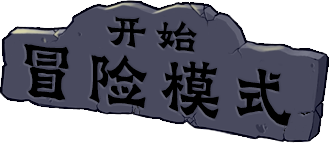
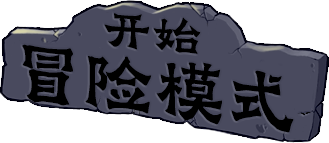
Revision of a layered 329 × 143 image; what changed, layer by layer:
renamed "GraveBustedStoneLishuSc.ttf｜默认" to "项目字体｜开始", painted on it over [104, 13, 201, 54]
renamed "GraveBustedStoneLishuSc.ttf｜默认" to "项目字体｜冒险模式", painted on it over [22, 44, 294, 133]
